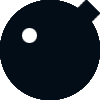
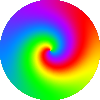
Revision of a layered (100, 100) image; what changed, layer by layer:
added layer "图层 8" above "核弹" over (0, 0, 100, 100)
hid group "炸弹" (3 layers) over (0, 0, 100, 100)
